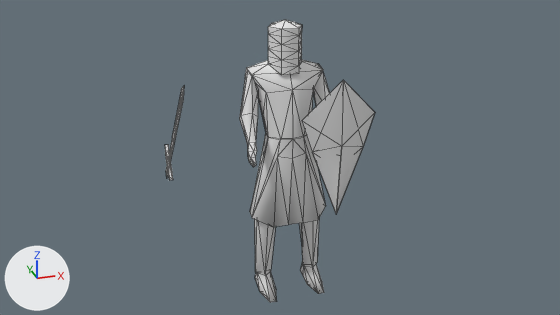
Two versions of the Blender file Art/Models/Raw/Soldier1/Soldier.blend, one commit apart.
The view is the same before and after, from the file's camera 'Camera'. The axes (+X, +Y, +Z) are drawn at lower left. The lights are the same throughout. Mesh edges are drawn as thin lines.

Names of what the first picture shows: 'chevalier', 'chevalier.001'.
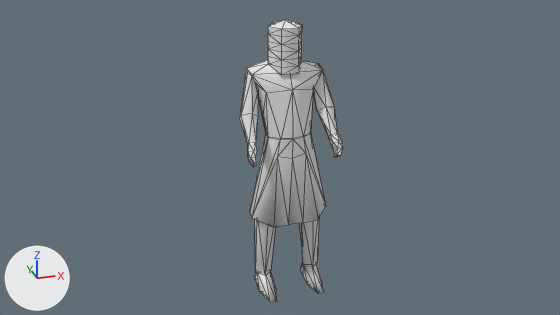
The edits, one by one:
me_chevalier has 316 vertices, 394 faces and spans x -0.3..0.51, y 0.0..1.77, z -0.15..0.24.
me_chevalier is used by ob_chevalier; location (0.0, 0.0, 0.0); rotation (1.571, 0.0, 0.0), in degrees (90, 0, 0).
me_chevalier part 1: the loose piece of 20 vertices spanning x 0.03..0.51, y 0.56..1.45, z 0.18..0.24 is deleted.
Object 'chevalier.001' (ob_chevalier_001) is deleted.

Location of each change, [x1, y1, x2, y2] in pixels of the pictures (560 x 315 px):
'chevalier', reshaped (23% narrower): before [239, 20, 375, 302]; after [239, 20, 343, 302]
'chevalier.001', deleted: before [165, 86, 184, 180]
part 1 of me_chevalier, deleted: before [302, 80, 375, 214]
